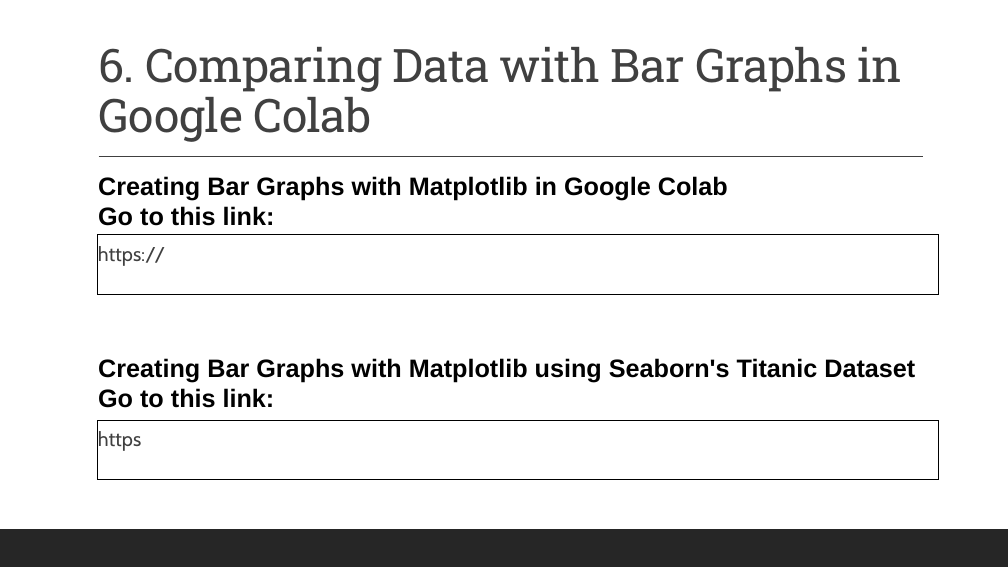
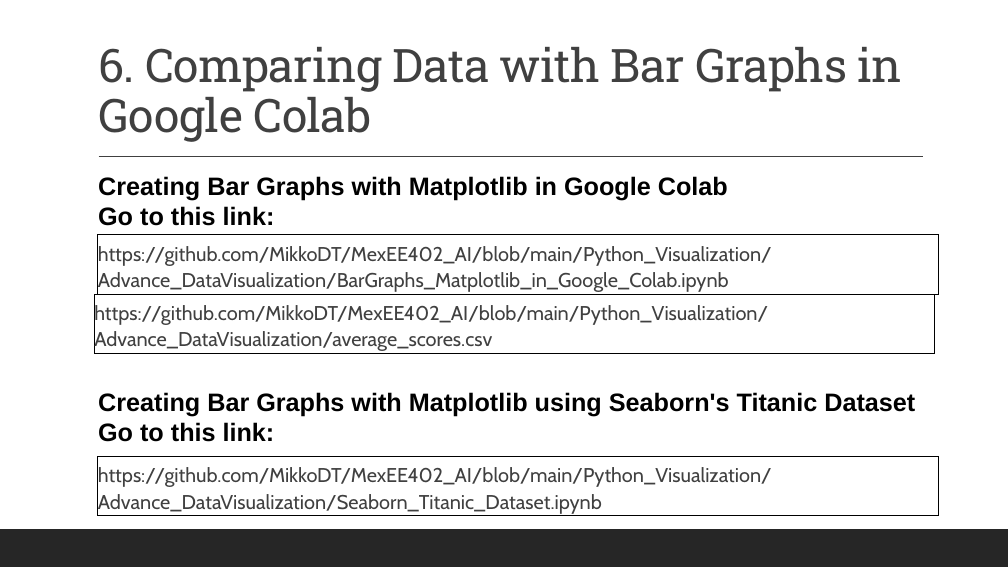
Before and after one commit to MikkoDT/MexEE402_AI, a slide deck: slide 23 of Lectures/II_Data_Visualization_with_Python.pptx. Drawn at 1008x567 pixels with LibreOffice and Linux fonts; fonts in the diff are those of the drawing. Boxes give left, top, right and bottom in pixels: in the first picture for what was removed or moved away, otherwise in the second. Text is boxed around its words. In the diff, an @@ line names an element or a change of style, - is before the commit and + after.

```diff
--- a/Lectures/II_Data_Visualization_with_Python.pptx
+++ b/Lectures/II_Data_Visualization_with_Python.pptx
@@ text in rectangle at [98, 246, 772, 514]: text changed @@
-https://
+https://github.com/MikkoDT/MexEE402_AI/blob/main/Python_Visualization/Advance_DataVisualization/BarGraphs_Matplotlib_in_Google_Colab.ipynb
@@ rectangle added at [95, 294, 935, 353], outline #000000 0.75 pt, 19 pt, text #404040 @@
+https://github.com/MikkoDT/MexEE402_AI/blob/main/Python_Visualization/Advance_DataVisualization/average_scores.csv
@@ text "Creating Bar Graphs with Matplotlib ...": place and size @@
-text "Creating Bar Graphs with Matplotlib ..." at [98, 358, 915, 408]
+text "Creating Bar Graphs with Matplotlib ..." at [98, 392, 915, 442]
@@ rectangle "https://github.com/MikkoDT/MexEE402_AI/blob/main/Python_Visu ...": place and size @@
-rectangle "https://github.com/MikkoDT/MexEE402_AI/blob/main/Python_Visu ..." at [98, 420, 938, 479]
+rectangle "https://github.com/MikkoDT/MexEE402_AI/blob/main/Python_Visu ..." at [98, 457, 938, 516]
@@ text in rectangle at [98, 467, 772, 514]: text changed @@
-https
+https://github.com/MikkoDT/MexEE402_AI/blob/main/Python_Visualization/Advance_DataVisualization/Seaborn_Titanic_Dataset.ipynb
```
Also in this commit, not shown: 2 slides added, 1 slide removed, 1 other file.
